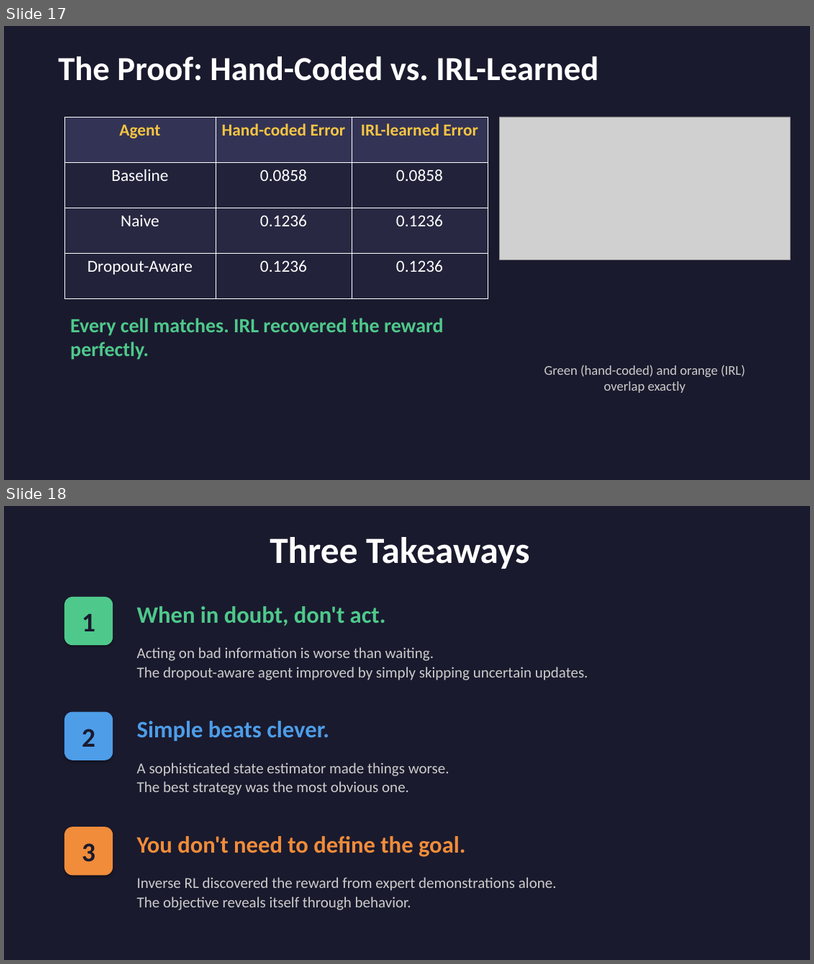
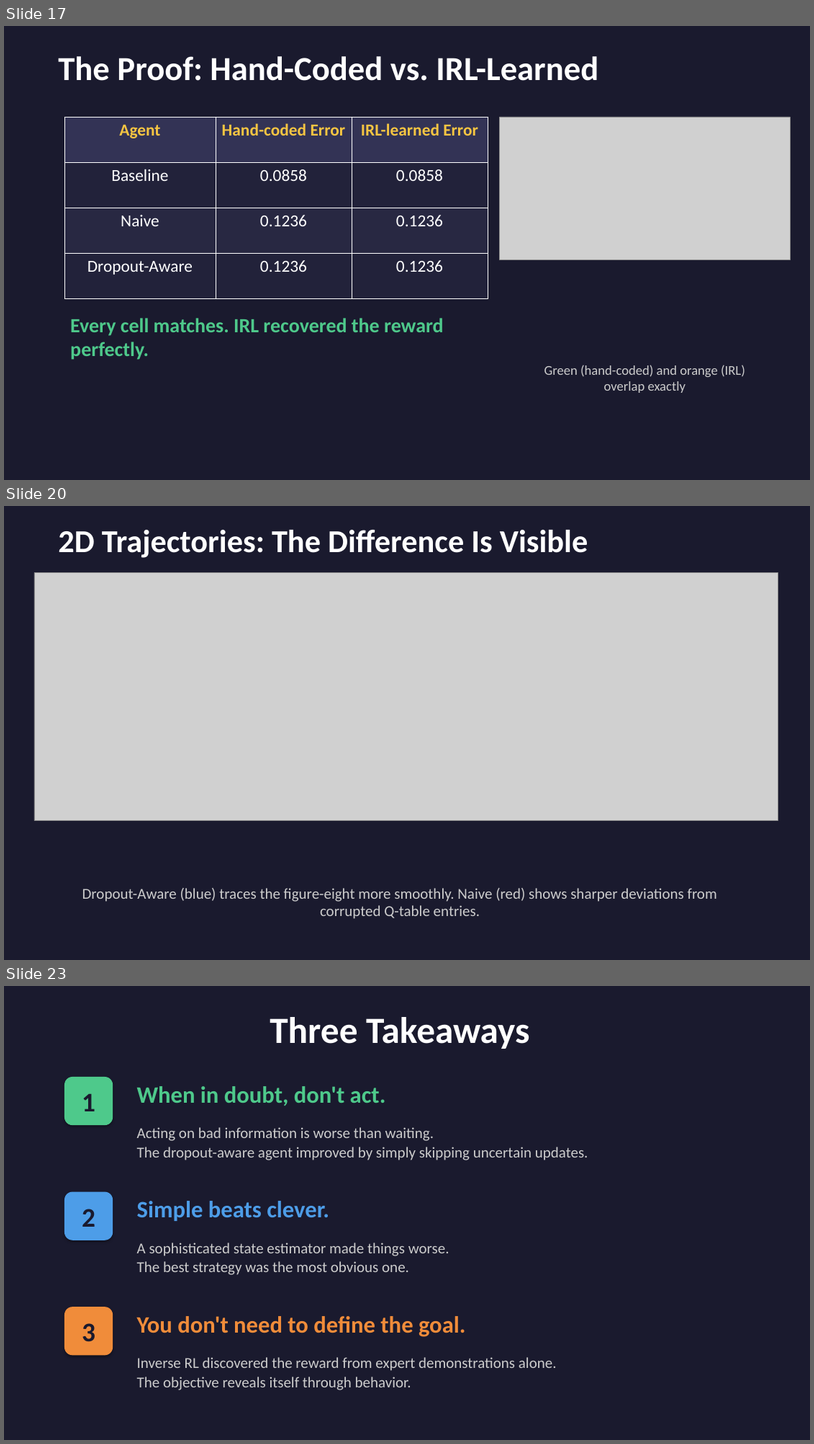
Before and after one commit to dpartuk/RL, a slide deck: imitations/presentation.pptx. Shown one above the other, each under a label of ours: slides 17 and 18 before the commit, slides 17, 20 and 23 after it; the slides between them are not shown. The pictures are 814x964 and 814x1444 pixels, drawn with LibreOffice and Linux fonts; fonts in the diff are those of the drawing; grey boxes stand for pictures. Boxes give left, top, right and bottom in pixels: in the first picture for what was removed or moved away, otherwise in the second. Text is boxed around its words. In the diff, an @@ line names an element or a change of style, - is before the commit and + after.

```diff
--- a/imitations/presentation.pptx
+++ b/imitations/presentation.pptx
@@ slide 20 added at (4,506,810,960), background #1A1A2E @@
@@ text added at (58,530,589,558), 38 pt, text #FFFFFF, bold @@
+2D Trajectories: The Difference Is Visible
@@ picture added at (34,572,778,821) @@
@@ text added at (82,888,718,919), 18 pt, text #CCCCCC @@
+Dropout-Aware (blue) traces the figure-eight more smoothly. Naive (red) shows sharper deviations from corrupted Q-table entries.
@@ what was slide 18 is now slide 23 @@
```
Also in this commit, not shown: 4 other slides added, 12 other files.
